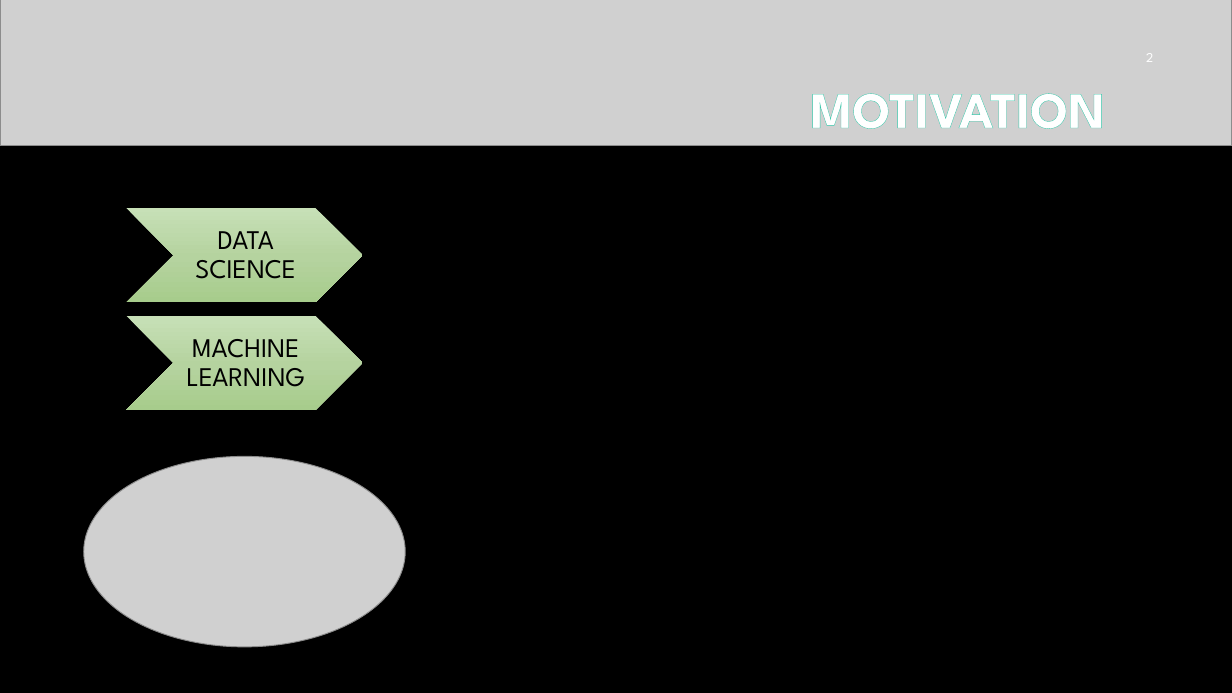
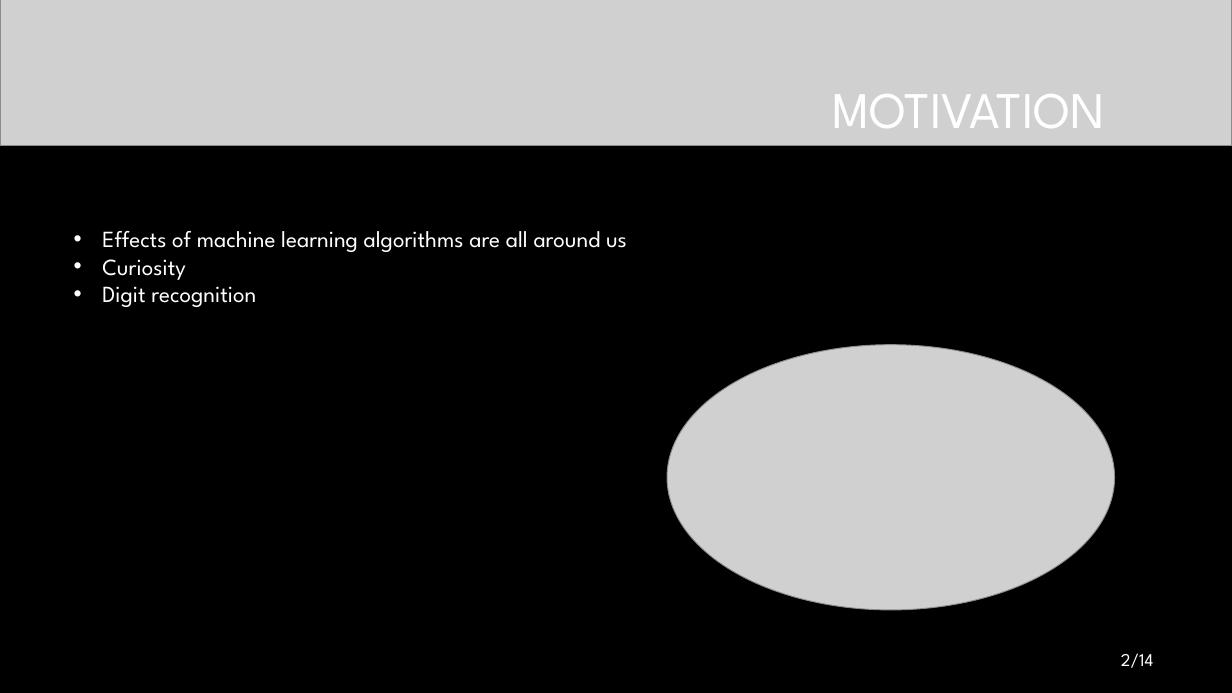
Before and after one commit to mehmedkadric/internship, a slide deck: slide 2 of demoPresentation/DemoPresentation.pptx. Drawn at 1232x693 pixels with LibreOffice and Linux fonts; fonts in the diff are those of the drawing; grey boxes stand for pictures; background and template pictures are left out. Boxes give left, top, right and bottom in pixels: in the first picture for what was removed or moved away, otherwise in the second. Text is boxed around its words. In the diff, an @@ line names an element or a change of style, - is before the commit and + after.

```diff
--- a/demoPresentation/DemoPresentation.pptx
+++ b/demoPresentation/DemoPresentation.pptx
@@ title "MOTIVATION" at <box>832,94,1105,128</box>: letter outline #32C7A9 1 pt to none, bold off @@
@@ text added at <box>102,231,627,307</box>, 18 pt, text #FFFFFF @@
+• Effects of machine learning algorithms are all around us
+• Curiosity
+• Digit recognition
@@ group removed at <box>127,208,363,410</box>: 2 chevrons, 2 texts @@
-DATA SCIENCE
-MACHINE LEARNING
@@ picture: place and size @@
-picture at <box>84,457,406,647</box>
+picture at <box>667,345,1115,610</box>
@@ page number at <box>1121,653,1154,668</box>: text changed; size 10.5 to 14 pt @@
-2
+2/14
```
Also in this commit, not shown: 12 other slides changed, 1 slide added, 1 slide removed, 2 other files.
